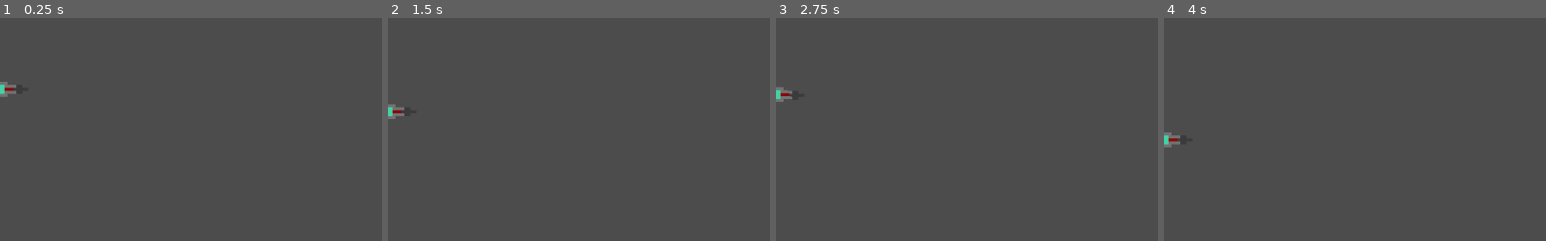
Above: before the commit, frames 1-4 (left to right).
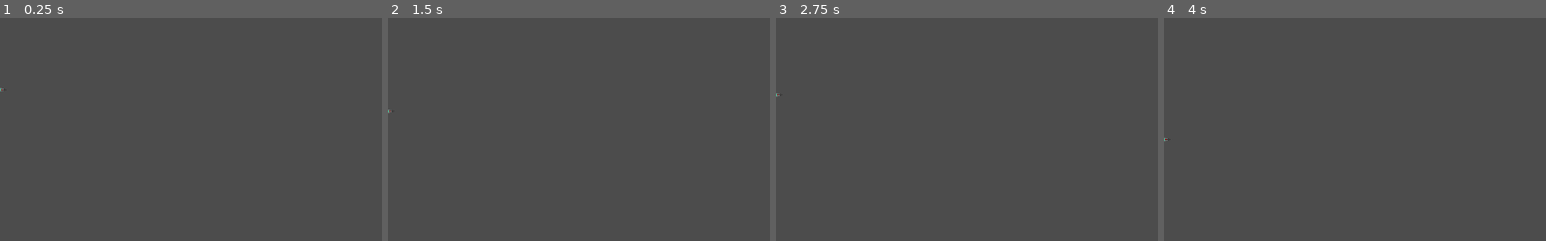
Above: after the commit, the same moments.

Repository: DavidLG092/Random-Game-Repository
Game: Godot game, scene res://Scenes/Main.tscn
The game is run twice, just before and just after one commit, with the same random seed, the same clock (stepped at 60 frames per second) and the same inputs. Before the commit the project starts from res://Scenes/Player.tscn.
Inputs:
- Up to frame 1 (0.25 s): no input
- Up to frame 2 (1.5 s): tap Enter at 0.5 s; hold Up (move_up) 0.53-1.28 s; hold Space (shoot) 0.53-1.28 s; hold Down (move_down) from 1.28 s (still down); tap Space (shoot) at 1.35 s
- Up to frame 3 (2.75 s): tap Enter at 2 s; release Down (move_down) at 2.03 s; hold Up (move_up) from 2.03 s (still down); hold Space (shoot) from 2.03 s (still down)
- Up to frame 4 (4 s): release Space (shoot) at 2.78 s; tap Space (shoot) at 2.85, 3.5 s; release Up (move_up) at 3.53 s; hold Down (move_down) from 3.53 s (still down); hold Space (shoot) from 3.53 s (still down)
The pictures show only the part of the screen within x 0-50%, y 0-50%; the shares and areas given below are measured in that part.

The runs differ from the first frame. In frame 1, 0.2% of the frame differs, in the area x 0-5%, y 28-36%; in frame 2, 0.2%; in frame 3, 0.2%; in frame 4, 0.2%, in the area x 0-5%, y 51-59%.

Commit message:
Updated Game Project
Main scene was created. Blast scene was created and coded.

Diff:
--- /dev/null
+++ b/Random_Game/Scenes/Blast.tscn
@@ -0,0 +1,18 @@
+[gd_scene load_steps=4 format=2]
+
+[ext_resource path="res://Sprites/Spaceship/Images/Blast/spaceship_blast.png" type="Texture" id=1]
+[ext_resource path="res://Scripts/Blast.gd" type="Script" id=2]
+
+[sub_resource type="RectangleShape2D" id=1]
+
+[node name="Blast" type="Area2D"]
+script = ExtResource( 2 )
+
+[node name="Sprite" type="Sprite" parent="."]
+texture = ExtResource( 1 )
+
+[node name="CollisionShape2D" type="CollisionShape2D" parent="."]
+scale = Vector2( 0.2, 0.15 )
+shape = SubResource( 1 )
+
+[connection signal="area_shape_entered" from="." to="." method="_on_Area2D_area_shape_entered"]
--- /dev/null
+++ b/Random_Game/Scenes/Main.tscn
@@ -0,0 +1,12 @@
+[gd_scene load_steps=3 format=2]
+
+[ext_resource path="res://Scenes/Player.tscn" type="PackedScene" id=1]
+[ext_resource path="res://Scenes/Blast.tscn" type="PackedScene" id=2]
+
+[node name="Main" type="Node2D"]
+
+[node name="Player" parent="." instance=ExtResource( 1 )]
+
+[node name="Player_Position2D" type="Position2D" parent="."]
+
+[node name="Blast" parent="." instance=ExtResource( 2 )]
--- a/Random_Game/Scenes/Player.tscn
+++ b/Random_Game/Scenes/Player.tscn
@@ -14,8 +14,7 @@
 
 [sub_resource type="RectangleShape2D" id=2]
 
-[node name="Area2D" type="Area2D"]
-scale = Vector2( 4, 4 )
+[node name="Player" type="Area2D"]
 script = ExtResource( 3 )
 
 [node name="AnimatedSprite" type="AnimatedSprite" parent="."]
--- /dev/null
+++ b/Random_Game/Scripts/Blast.gd
@@ -0,0 +1,23 @@
+extends Area2D
+
+
+# Declare member variables here. Examples:
+# var a = 2
+# var b = "text"
+
+
+# Called when the node enters the scene tree for the first time.
+func _ready():
+	pass # Replace with function body.
+
+# Called every frame. 'delta' is the elapsed time since the previous frame.
+#func _process(delta):
+#	pass
+
+func start(pos):
+	position = pos
+	show()
+	$CollisionShape2D.disabled = false
+
+func _on_Area2D_area_shape_entered(area_rid, area, area_shape_index, local_shape_index):
+	hide()
--- a/Random_Game/project.godot
+++ b/Random_Game/project.godot
@@ -11,7 +11,7 @@
 [application]
 
 config/name="Random_Game"
-run/main_scene="res://Scenes/Player.tscn"
+run/main_scene="res://Scenes/Main.tscn"
 config/icon="res://icon.png"
 
 [input]
